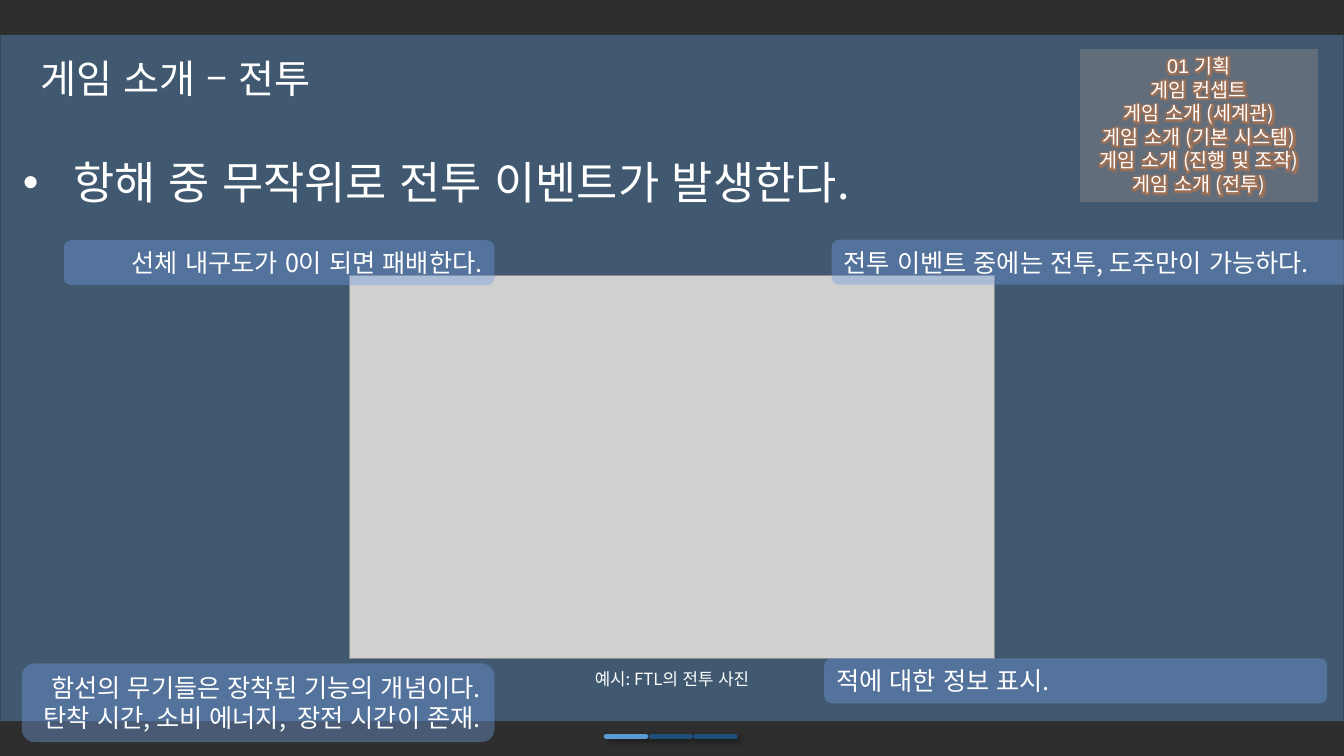
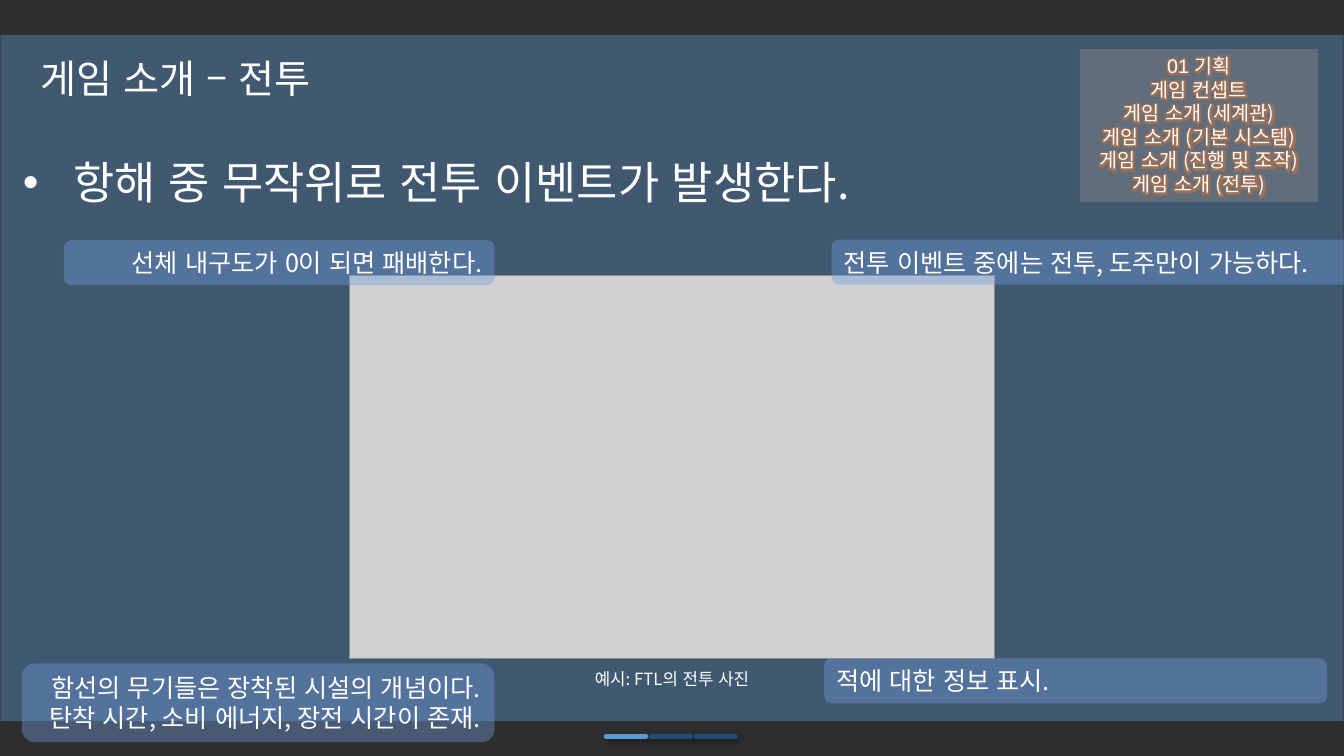
Before and after one commit to iconstudio/2017-Platformer, a slide deck: slide 15 of slides/Cosmos_20171105.pptx (slide 12 before the commit). Drawn at 1344x756 pixels with LibreOffice and Linux fonts; fonts in the diff are those of the drawing; grey boxes stand for pictures; background and template pictures are left out; a plain dark background stands for a picture behind light text. Boxes give left, top, right and bottom in pixels: in the first picture for what was removed or moved away, otherwise in the second. Text is boxed around its words. In the diff, an @@ line names an element or a change of style, - is before the commit and + after.

```diff
--- a/slides/Cosmos_20171105.pptx
+++ b/slides/Cosmos_20171105.pptx
@@ text in rounded rectangle at (51, 676, 481, 699): text changed @@
-함선의 무기들은 장착된 기능의 개념이다.
+함선의 무기들은 장착된 시설의 개념이다.
```
Also in this commit, not shown: 4 other slides changed, 4 slides added.
